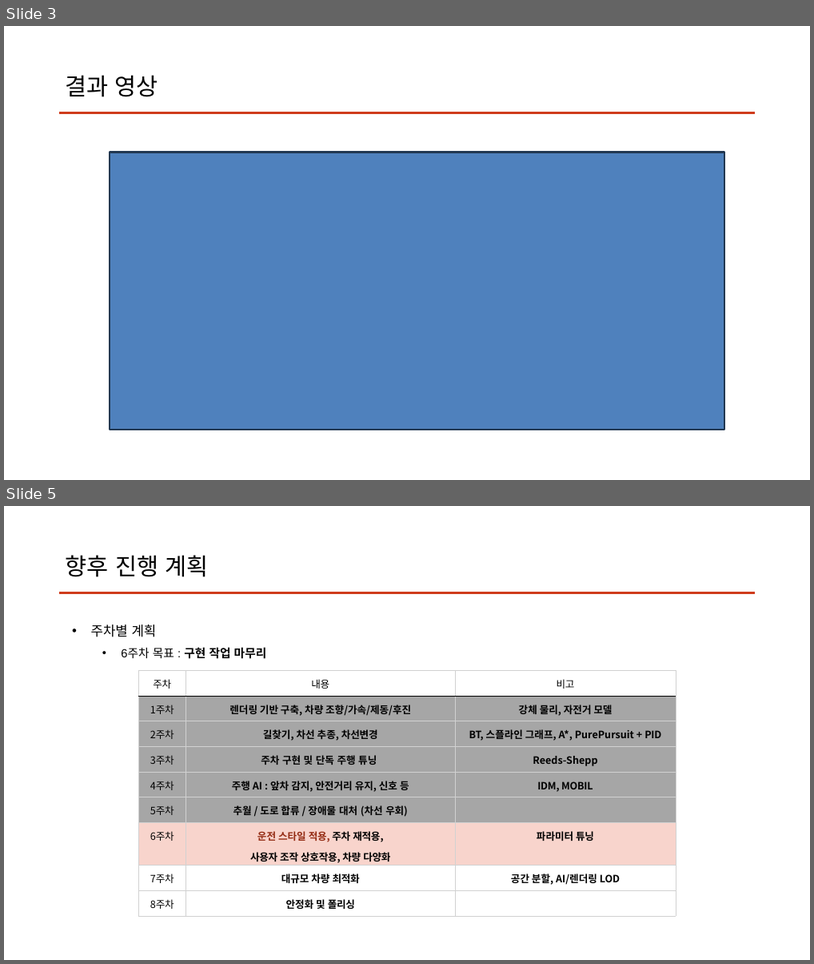
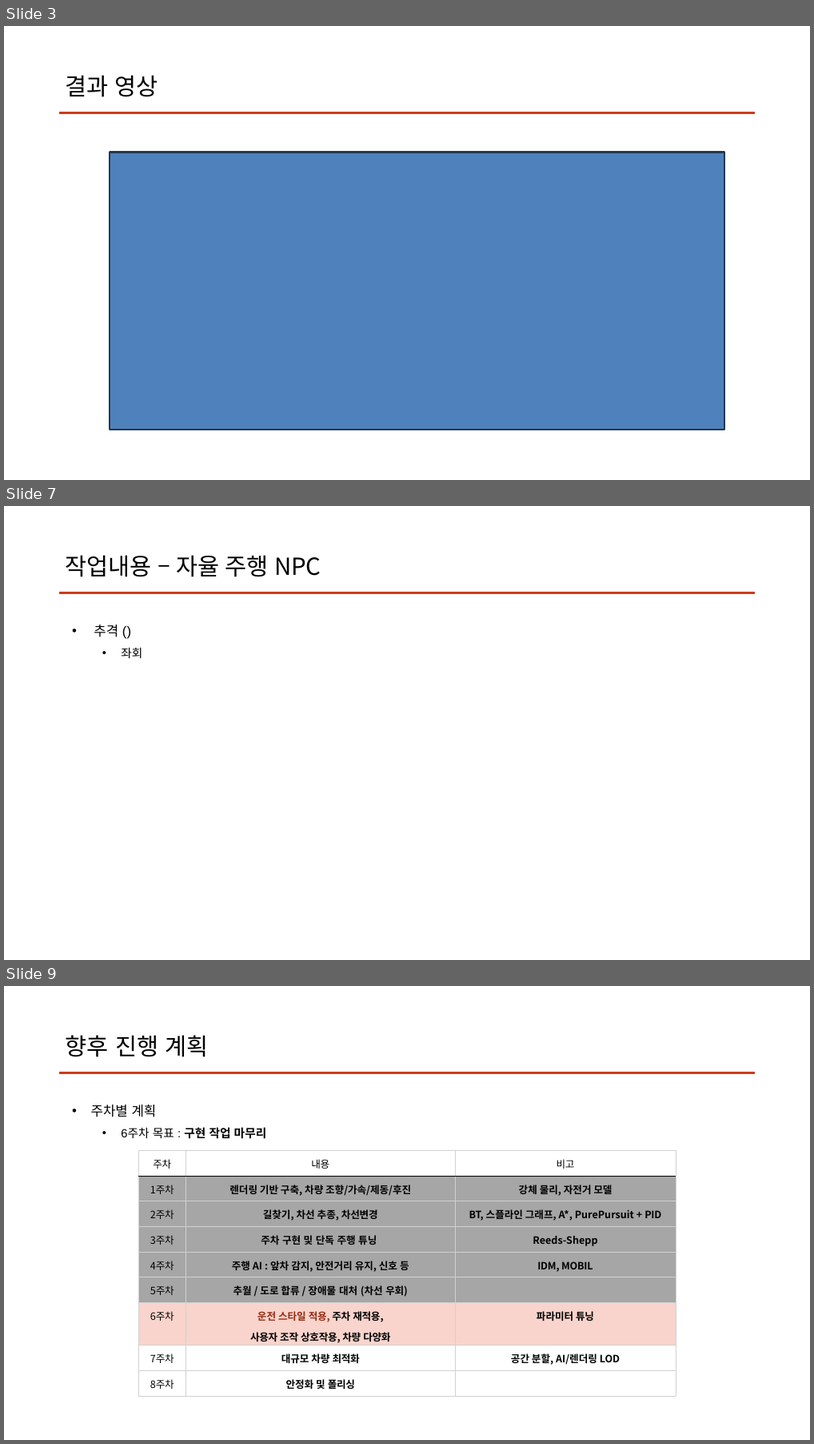
Before and after one commit to clwmrndl92/PA26-Car-Road-AI-Sim, a slide deck: Report/6주차.pptx. Shown one above the other, each under a label of ours: slides 3 and 5 before the commit, slides 3, 7 and 9 after it; the slides between them are not shown. The pictures are 814x964 and 814x1444 pixels, drawn with LibreOffice and Linux fonts; fonts in the diff are those of the drawing. Boxes give left, top, right and bottom in pixels: in the first picture for what was removed or moved away, otherwise in the second. Text is boxed around its words. In the diff, an @@ line names an element or a change of style, - is before the commit and + after.

```diff
--- a/Report/6주차.pptx
+++ b/Report/6주차.pptx
@@ slide 7 added at (4,506,810,960), background #FFFFFF @@
@@ title added at (66,555,322,577), 28 pt, text #000000 @@
+작업내용 – 자율 주행 NPC
@@ freeform shape added at (60,592,755,592), outline #CF3C1C 2.25 pt @@
@@ text added at (94,624,142,658), 16 pt, text #000000 @@
+• 추격 ()
+  • 좌회
@@ what was slide 5 is now slide 9 @@
```
Also in this commit, not shown: 2 slides changed, 3 other slides added, 7 other files.
